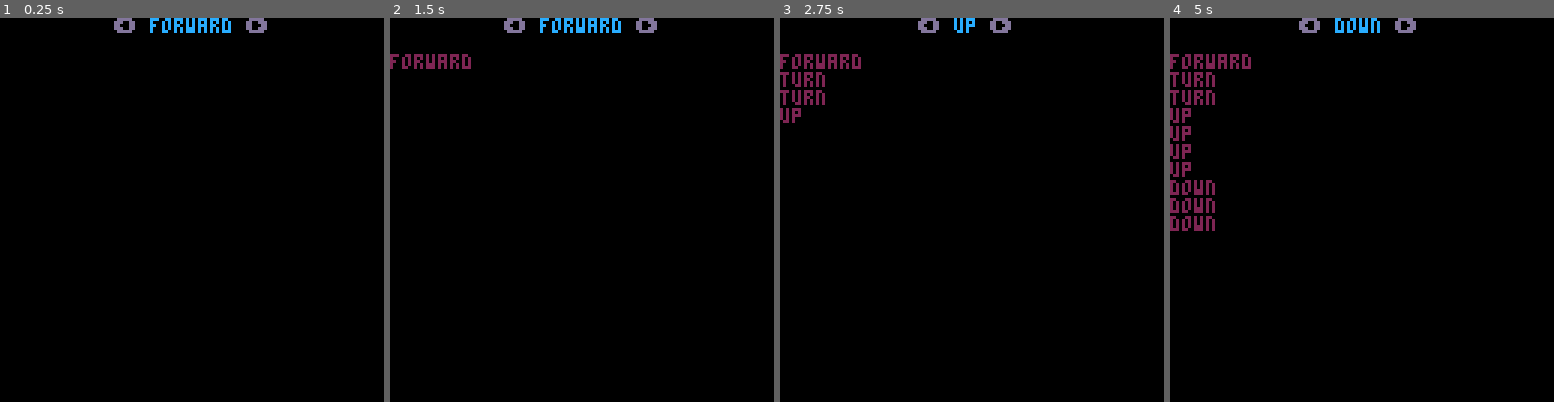
Above: before the commit, frames 1-4 (left to right).
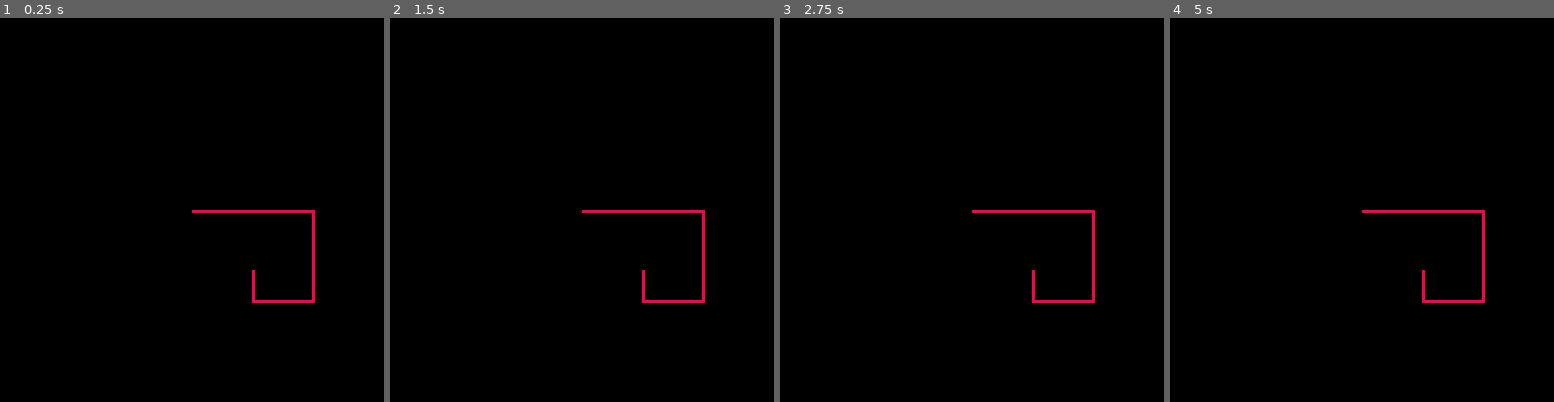
Above: after the commit, the same moments.

Repository: eduvf/PICO-8-experiments
Game: PICO-8 cartridge code.p8
The game is run twice, just before and just after one commit, with the same random seed, the same clock (stepped at 60 frames per second) and the same inputs.
Inputs:
- Up to frame 1 (0.25 s): no input
- Up to frame 2 (1.5 s): tap O (Z key) at 0.7 s
- Up to frame 3 (2.75 s): hold Right 1.6-2.1 s; tap O (Z key) at 1.7, 2.1, 2.5 s; hold Right from 2.47 s (still down)
- Up to frame 4 (5 s): tap O (Z key) every 0.4 s from 2.9 to 4.9 s; release Right at 3.03 s; hold Left 3.08-3.58 s; hold Right 4.02-4.68 s

The runs differ from the first frame. In frame 1, 1.4% of the frame differs, in the area x 29-83%, y 0-75%; in frame 2, 1.8%; in frame 3, 2.1%; in frame 4, 3.4%, in the area x 0-83%, y 0-75%.

Commit message:
simple draw

Diff:
--- a/code.p8
+++ b/code.p8
@@ -2,33 +2,68 @@
 version 36
 __lua__
 function _init()
-  code = {}
-  fn_list = { "forward", "turn", "up", "down" }
-  fn = 1
+  code = {
+    {op = 'color',   arg = 8},
+    {op = 'turn',    arg = 90},
+    {op = 'forward', arg = 40},
+    {op = 'turn',    arg = 90},
+    {op = 'forward', arg = 30},
+    {op = 'turn',    arg = 90},
+    {op = 'forward', arg = 20},
+    {op = 'turn',    arg = 90},
+    {op = 'forward', arg = 10},
+  }
+  turtle = {
+    x = 64,
+    y = 64,
+    on = true,
+    ang = 0,
+    color = 7,
+  }
+  state = 'run'
+
+  cls()
+  run_code()
 end
 
 function _update()
-  if btnp(0) then
-    fn = mid(1, fn - 1, #fn_list)
-  elseif btnp(1) then
-    fn = mid(1, fn + 1, #fn_list)
-  end
+  -- if btnp(0) then
+  --   fn = mid(1, fn - 1, #fn_list)
+  -- elseif btnp(1) then
+  --   fn = mid(1, fn + 1, #fn_list)
+  -- end
 
-  if btnp(4) then
-    add(code, fn_list[fn])
+  -- if btnp(4) then
+  --   add(code, fn_list[fn])
+  -- end
+end
+
+function _draw()
+  -- cls()
+  -- local hud = "\fd⬅️ \fc"..fn_list[fn].." \fd➡️"
+  -- print(hud, 64 - (#hud/2)*3, 0)
+
+  -- cursor(0, 12, 2)
+  -- for i = 1, #code do
+  --   print(code[i])
+  -- end
+end
+
+function run_code()
+  for ins in all(code) do
+    if ins.op == 'color' then
+      color(ins.arg)
+    elseif ins.op == 'turn' then
+      turtle.ang += ins.arg
+    elseif ins.op == 'forward' then
+      local x, y = turtle.x, turtle.y
+      turtle.x -= sin(turtle.ang/360) * ins.arg
+      turtle.y -= cos(turtle.ang/360) * ins.arg
+      line(x, y, turtle.x, turtle.y)
+    end
   end
 end
 
-function _draw()
-  cls()
-  local hud = "\fd⬅️ \fc"..fn_list[fn].." \fd➡️"
-  print(hud, 64 - (#hud/2)*3, 0)
-
-  cursor(0, 12, 2)
-  for i = 1, #code do
-    print(code[i])
-  end
-end
 __gfx__
 00000000000000000000000000000000000000000000000000000000000000000000000000000000000000000000000000000000000000000000000000000000
 00000000000000000000000000000000000000000000000000000000000000000000000000000000000000000000000000000000000000000000000000000000
